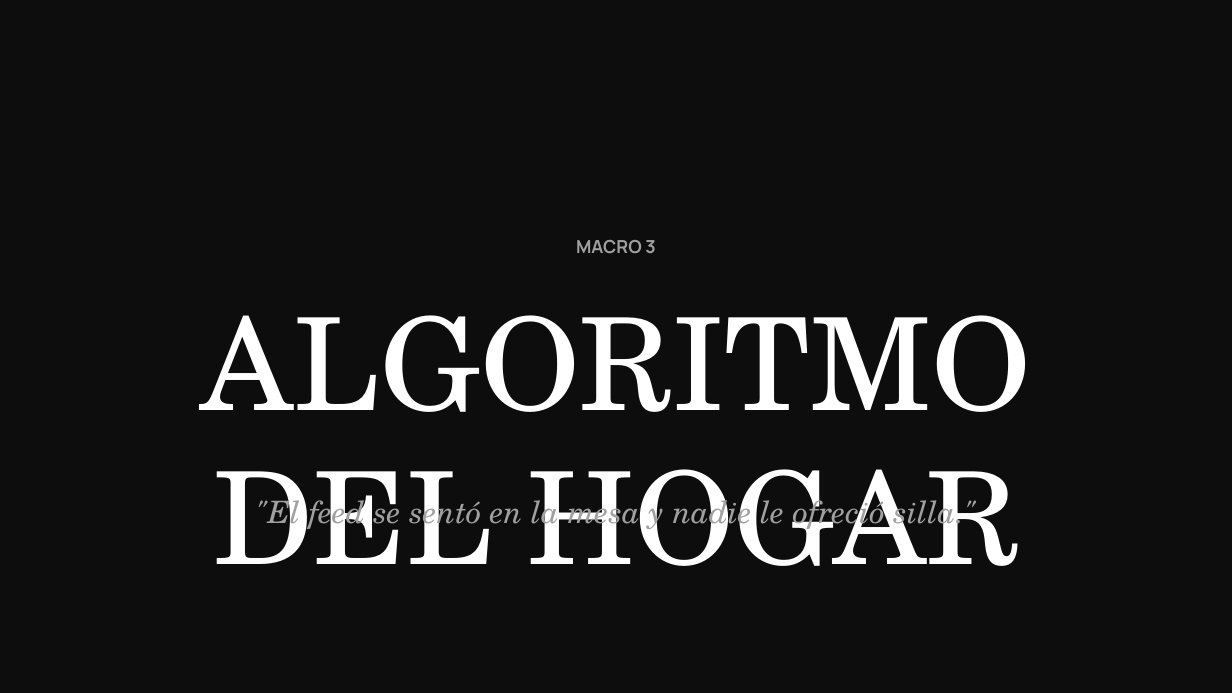
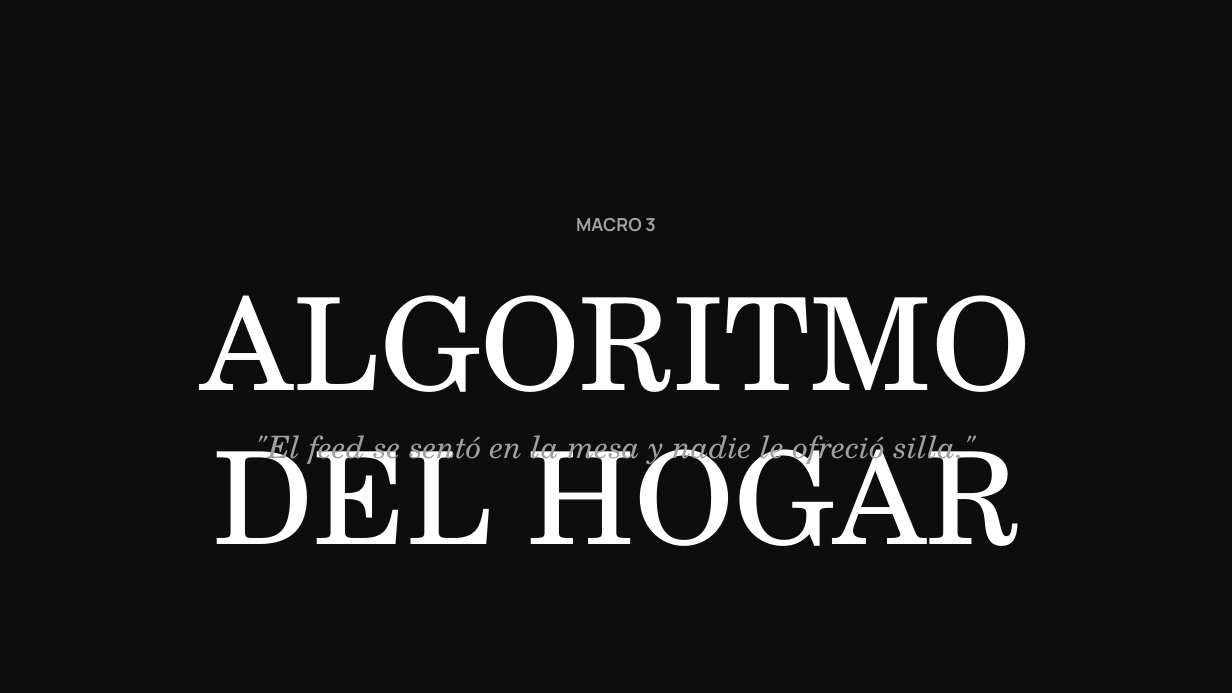
Before and after one commit to jeremyninja/c-digocasa-cerebro, a slide deck: slide 13 of Team Trends CC/outputs/trends-alimentacion-forecast.pptx. Drawn at 1232x693 pixels with LibreOffice and Linux fonts; fonts in the diff are those of the drawing. Boxes give left, top, right and bottom in pixels: in the first picture for what was removed or moved away, otherwise in the second. Text is boxed around its words. In the diff, an @@ line names an element or a change of style, - is before the commit and + after.

```diff
--- a/Team Trends CC/outputs/trends-alimentacion-forecast.pptx
+++ b/Team Trends CC/outputs/trends-alimentacion-forecast.pptx
@@ background #FFFFFF to #0D0D0D @@
@@ rectangle removed at box(0, 0, 1232, 693) @@
@@ text "MACRO 3": place and size @@
-text "MACRO 3" at box(576, 240, 655, 253)
+text "MACRO 3" at box(576, 218, 655, 231)
@@ text "ALGORITMO DEL HOGAR": place and size @@
-text "ALGORITMO DEL HOGAR" at box(201, 315, 1032, 566)
+text "ALGORITMO DEL HOGAR" at box(201, 295, 1032, 546)
@@ text ""El feed se sentó en ..." rewrapped from box(256, 492, 976, 532) to box(256, 435, 976, 468) @@
```
Also in this commit, not shown: 17 other slides changed, 4 other files.
